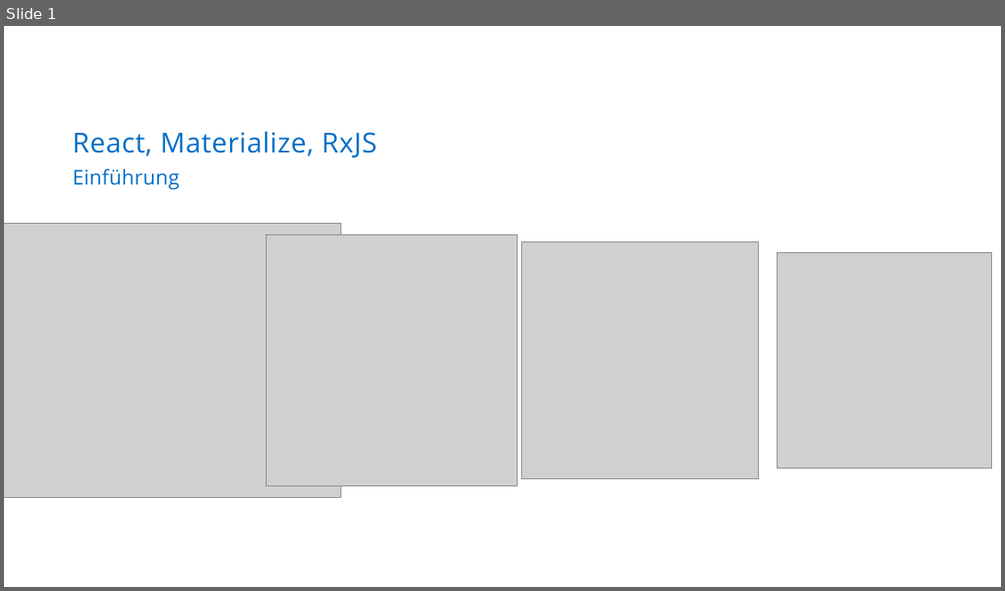
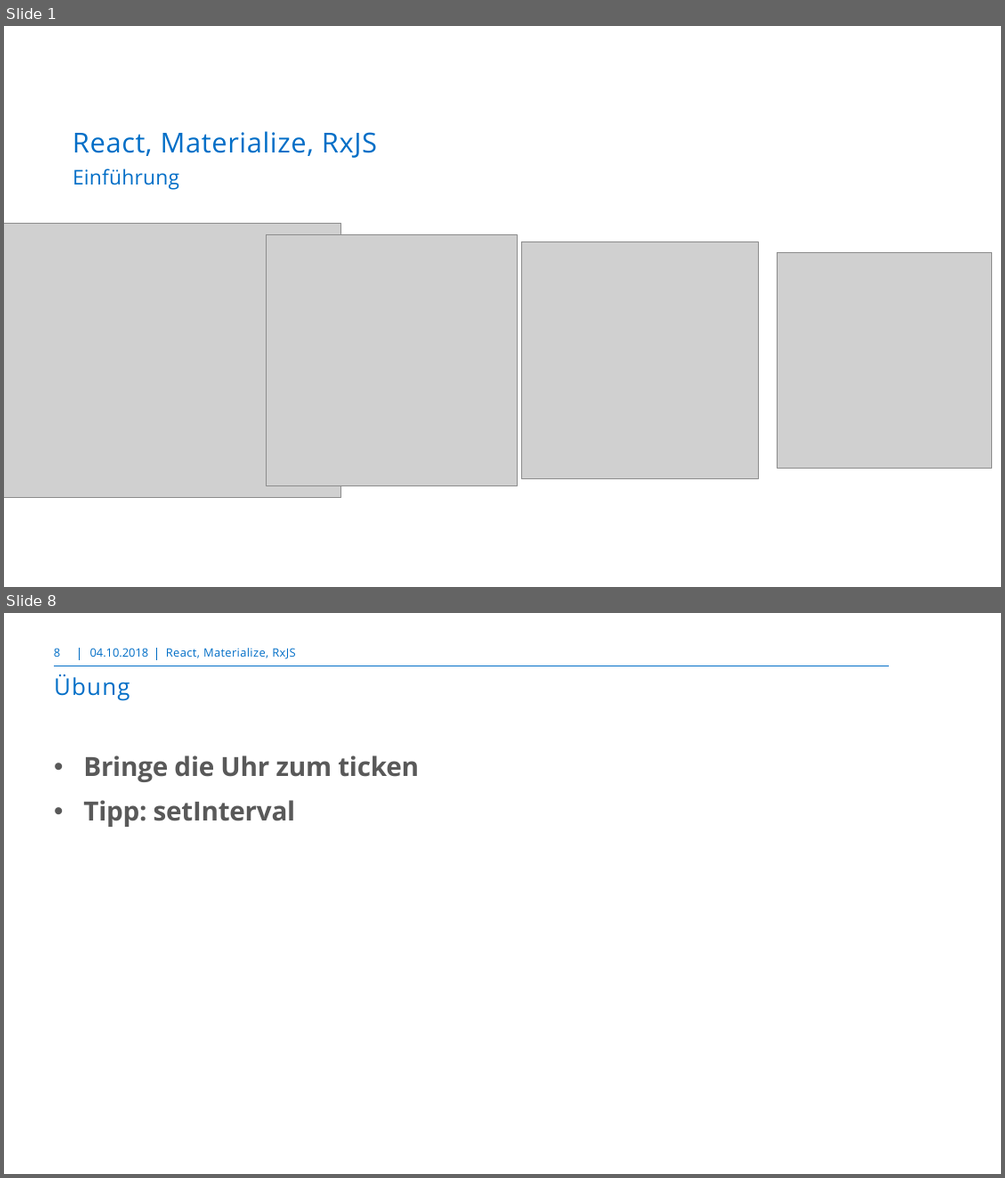
Before and after one commit to markusborer/ReactSample, a slide deck: React.pptx. Shown one above the other, each under a label of ours: slide 1 before the commit, slides 1 and 8 after it; the slides between them are not shown. The pictures are 1005x591 and 1005x1178 pixels, drawn with LibreOffice and Linux fonts; fonts in the diff are those of the drawing; grey boxes stand for pictures; background and template pictures are left out. Boxes give left, top, right and bottom in pixels: in the first picture for what was removed or moved away, otherwise in the second. Text is boxed around its words. In the diff, an @@ line names an element or a change of style, - is before the commit and + after.

```diff
--- a/React.pptx
+++ b/React.pptx
@@ slide 8 added at box(4, 613, 1001, 1174), background #FFFFFF @@
@@ page number added at box(54, 648, 60, 657), 10.5 pt, text #006EC7 @@
+8
@@ line added from (79, 647) to (79, 659), #006CC3 0.75 pt @@
@@ text added at box(90, 648, 149, 657), 10.5 pt, text #006EC7 @@
+04.10.2018
@@ line added from (157, 647) to (157, 659), #006CC3 0.75 pt @@
@@ text added at box(166, 648, 295, 659), 10.5 pt, text #006EC7 @@
+React, Materialize, RxJS
@@ line added from (54, 666) to (889, 666), #006EC7 1 pt @@
@@ title added at box(54, 674, 130, 701), 21 pt, text #006EC7 @@
+Übung
@@ text added at box(83, 755, 419, 827), 24 pt, text #595959, bold @@
+• Bringe die Uhr zum ticken
+• Tipp: setInterval
```
Also in this commit, not shown: 4 slides changed, 10 other slides added.
